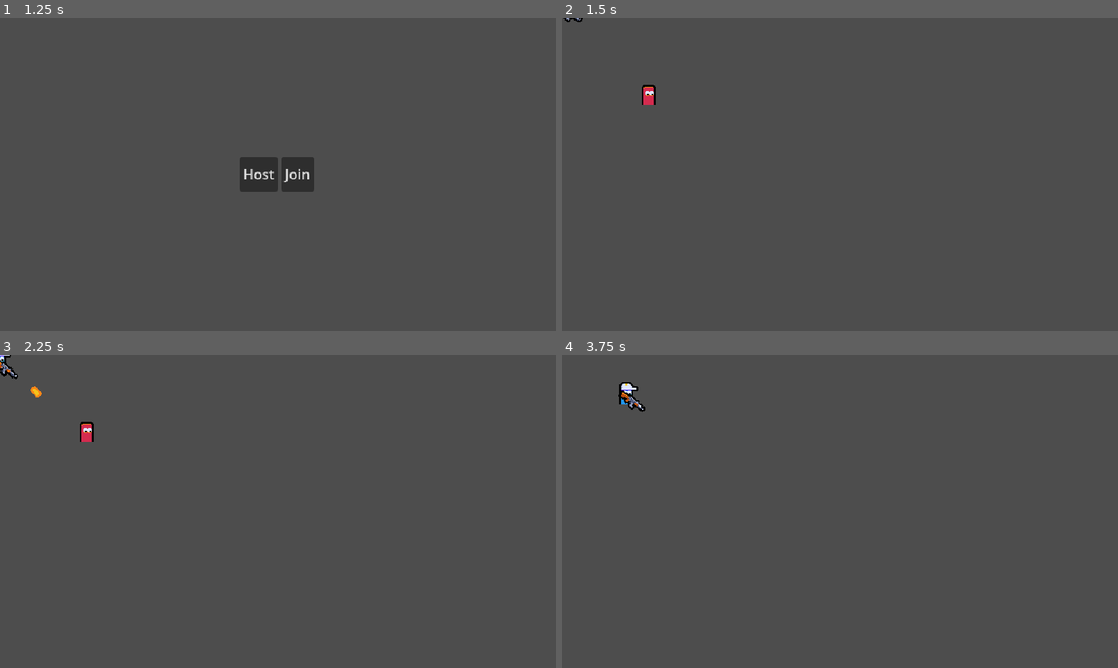
Above: before the commit, frames 1-4 (two rows, left to right).
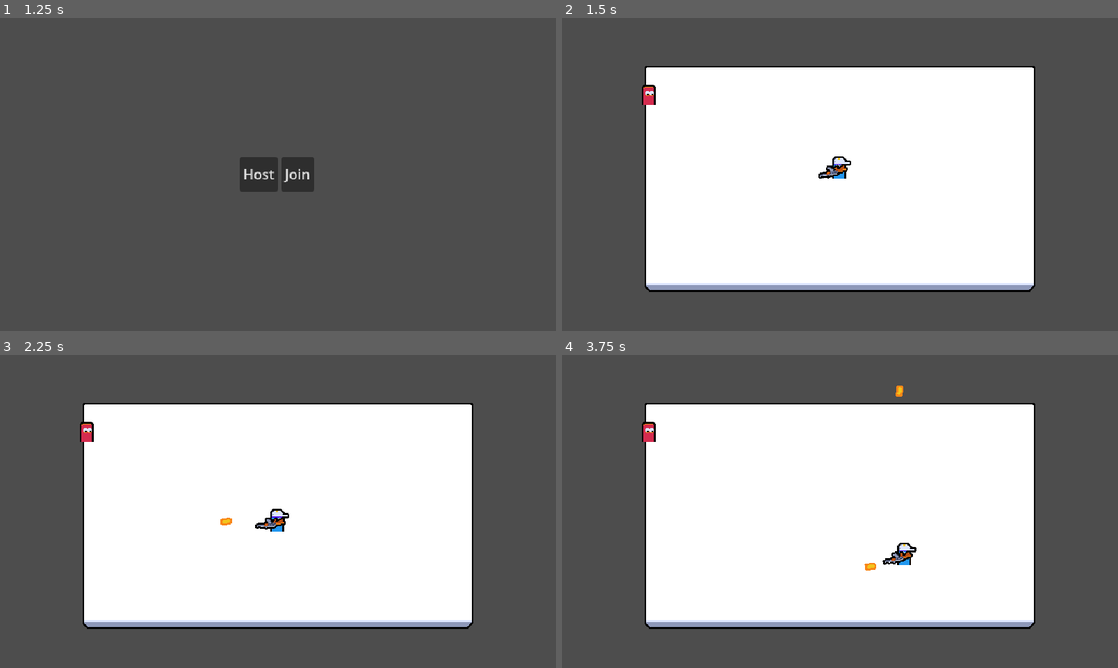
Above: after the commit, the same moments.

Repository: exglegaming/Multiplayer-Course
Game: Godot game, scene res://scenes/ui/main_menu/main_menu.tscn
Two runs of this game, one before a commit and one after it. Both use one fixed random seed, a clock stepped at 60 frames per second and the inputs below.
Inputs (mouse positions are in pixels of both pictures, inside the frame that each line leads up to):
- Up to frame 1 (1.25 s): tap Enter at 0.5 s; move the mouse to (400, 158) at 0.52 s; press the mouse at (400, 158) at 0.53 s; hold D (move_right) from 0.53 s (still down)
- Up to frame 2 (1.5 s): release D (move_right) at 1.25 s; release the mouse at (962, 158) at 1.25 s; click "Host" at 1.25 s
- Up to frame 3 (2.25 s): tap Space at 2 s; move the mouse to (166, 527) at 2.02 s; hold S (move_down) from 2.03 s (still down); click (166, 527) at 2.1 s
- Up to frame 4 (3.75 s): move the mouse to (895, 442) at 2.77 s; release S (move_down) at 2.78 s; press the mouse at (895, 442) at 2.78 s; hold D (move_right) 2.78-3.53 s; move the mouse to (812, 574) at 3.52 s; release the mouse at (812, 574) at 3.53 s; hold W (move_up) from 3.53 s (still down); click (812, 574) at 3.6 s

Frame 1 is identical in both runs. In frame 2, 51% of the frame differs, in the area x 0-86%, y 0-88%; in frame 3, 51%; in frame 4, 51%, in the area x 10-86%, y 8-88%.

Commit message:
adding an arena

Diff:
--- a/project.godot
+++ b/project.godot
@@ -67,6 +67,7 @@
 
 [layer_names]
 
+2d_physics/layer_1="Terrain"
 2d_physics/layer_9="Bullet"
 
 [rendering]
--- a/scenes/entities/enemy/enemy.tscn
+++ b/scenes/entities/enemy/enemy.tscn
@@ -15,6 +15,8 @@
 radius = 4.0
 
 [node name="Enemy" type="CharacterBody2D"]
+collision_layer = 0
+motion_mode = 1
 script = ExtResource("1_e58rf")
 
 [node name="MultiplayerSynchronizer" type="MultiplayerSynchronizer" parent="."]
--- a/scenes/entities/player/player.tscn
+++ b/scenes/entities/player/player.tscn
@@ -14,6 +14,7 @@
 
 [node name="Player" type="CharacterBody2D"]
 collision_layer = 0
+motion_mode = 1
 script = ExtResource("1_1hmtu")
 
 [node name="PlayerInputSynchronizerComponent" parent="." node_paths=PackedStringArray("aim_root") instance=ExtResource("2_635qg")]
--- a/scenes/levels/main.tscn
+++ b/scenes/levels/main.tscn
@@ -1,6 +1,13 @@
-[gd_scene load_steps=2 format=3 uid="uid://25v5neekcjpn"]
+[gd_scene load_steps=5 format=3 uid="uid://25v5neekcjpn"]
 
 [ext_resource type="Script" uid="uid://dcxxgns8fnshc" path="res://scripts/levels/main.gd" id="1_72ix8"]
+[ext_resource type="Texture2D" uid="uid://cwdw6krv0ouug" path="res://assets/environment/arena.png" id="2_2vj2h"]
+
+[sub_resource type="RectangleShape2D" id="RectangleShape2D_2vj2h"]
+size = Vector2(32, 300)
+
+[sub_resource type="RectangleShape2D" id="RectangleShape2D_y0acb"]
+size = Vector2(500, 32)
 
 [node name="Main" type="Node"]
 script = ExtResource("1_72ix8")
@@ -8,3 +15,46 @@
 [node name="MultiplayerSpawner" type="MultiplayerSpawner" parent="."]
 _spawnable_scenes = PackedStringArray("uid://c7aiae8nm0c3v", "uid://iysf2ptaqiy8")
 spawn_path = NodePath("..")
+
+[node name="PayerSpawnPosition" type="Marker2D" parent="."]
+position = Vector2(320, 185)
+metadata/_edit_lock_ = true
+
+[node name="Arena" type="Sprite2D" parent="."]
+position = Vector2(320, 185)
+texture = ExtResource("2_2vj2h")
+metadata/_edit_lock_ = true
+
+[node name="StaticBodies" type="Node2D" parent="."]
+
+[node name="StaticBody2D" type="StaticBody2D" parent="StaticBodies"]
+position = Vector2(79, 189)
+collision_mask = 0
+
+[node name="CollisionShape2D" type="CollisionShape2D" parent="StaticBodies/StaticBody2D"]
+shape = SubResource("RectangleShape2D_2vj2h")
+metadata/_edit_lock_ = true
+
+[node name="StaticBody2D2" type="StaticBody2D" parent="StaticBodies"]
+position = Vector2(561, 189)
+collision_mask = 0
+
+[node name="CollisionShape2D" type="CollisionShape2D" parent="StaticBodies/StaticBody2D2"]
+shape = SubResource("RectangleShape2D_2vj2h")
+metadata/_edit_lock_ = true
+
+[node name="StaticBody2D3" type="StaticBody2D" parent="StaticBodies"]
+position = Vector2(324, 39)
+collision_mask = 0
+
+[node name="CollisionShape2D" type="CollisionShape2D" parent="StaticBodies/StaticBody2D3"]
+shape = SubResource("RectangleShape2D_y0acb")
+metadata/_edit_lock_ = true
+
+[node name="StaticBody2D4" type="StaticBody2D" parent="StaticBodies"]
+position = Vector2(324, 321)
+collision_mask = 0
+
+[node name="CollisionShape2D" type="CollisionShape2D" parent="StaticBodies/StaticBody2D4"]
+shape = SubResource("RectangleShape2D_y0acb")
+metadata/_edit_lock_ = true
--- a/scripts/levels/main.gd
+++ b/scripts/levels/main.gd
@@ -4,6 +4,7 @@
 var enemy_scene: PackedScene = preload("uid://iysf2ptaqiy8")
 
 @onready var multiplayer_spawner: MultiplayerSpawner = $MultiplayerSpawner
+@onready var player_spawn_position: Marker2D = $PayerSpawnPosition
 
 
 func _ready() -> void:
@@ -11,6 +12,7 @@
         var player := player_scene.instantiate() as Player
         player.name = str(data.peer_id)
         player.input_multiplayer_authority = data.peer_id
+        player.global_position = player_spawn_position.global_position
         return player
 
     peer_ready.rpc_id(1)
Binary file added: assets/environment/arena.png
Not shown, added: assets/environment/arena.png.import
